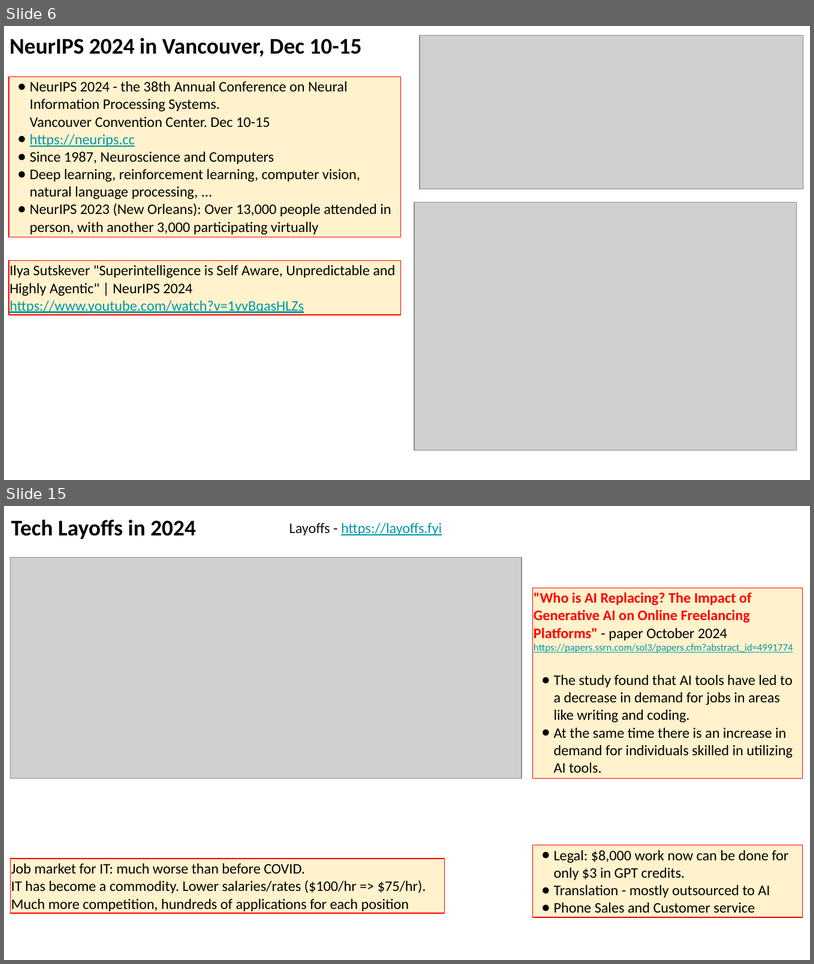
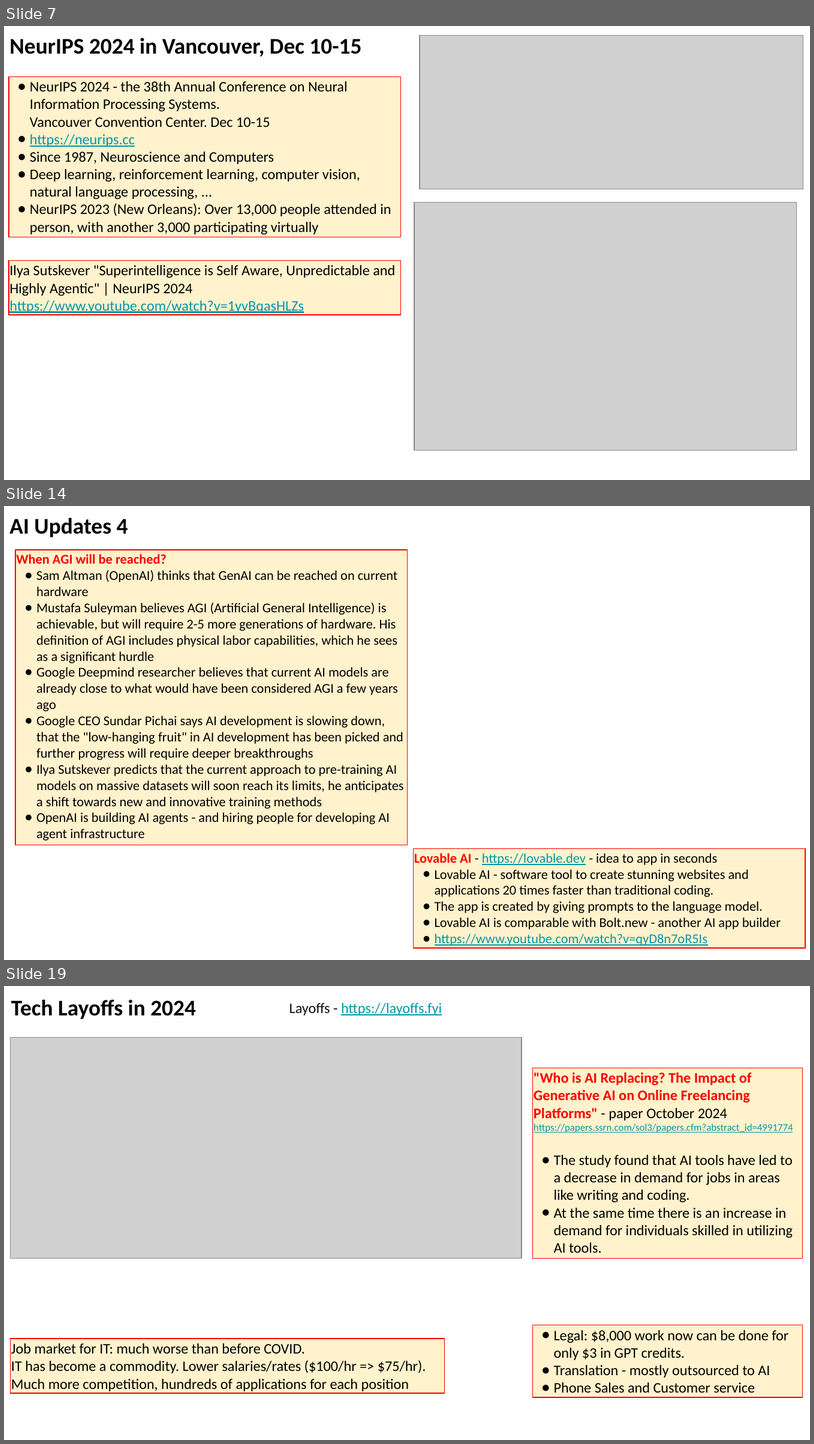
Before and after one commit to lselector/seminar, a slide deck: 2024/2024-12-20-AI-Updates.pptx. Shown one above the other, each under a label of ours: slides 6 and 15 before the commit, slides 7, 14 and 19 after it; the slides between them are not shown. The pictures are 814x964 and 814x1444 pixels, drawn with LibreOffice and Linux fonts; fonts in the diff are those of the drawing; grey boxes stand for pictures. Boxes give left, top, right and bottom in pixels: in the first picture for what was removed or moved away, otherwise in the second. Text is boxed around its words. In the diff, an @@ line names an element or a change of style, - is before the commit and + after.

```diff
--- a/2024/2024-12-20-AI-Updates.pptx
+++ b/2024/2024-12-20-AI-Updates.pptx
@@ slide 14 added at (4,506,810,960), background #FFFFFF @@
@@ text added at (9,517,128,537), 20 pt, text #000000, bold @@
+AI Updates 4
@@ rectangle added at (15,550,407,844), fill #FFF2CC, outline #FF0000 0.75 pt, 12 pt, text #000000 @@
+When AGI will be reached?
+● Sam Altman (OpenAI) thinks that GenAI can be reached on current hardware
+● Mustafa Suleyman believes AGI (Artificial General Intelligence) is achievable, but will require 2-5 more generations of hardware. His definition of AGI includes physical labor capabilities, which he sees as a significant hurdle
+● Google Deepmind researcher believes that current AI models are already close to what would have been considered AGI a few years ago
+● Google CEO Sundar Pichai says AI development is slowing down, that the "low-hanging fruit" in AI development has been picked and further progress will require deeper breakthroughs
+● Ilya Sutskever predicts that the current approach to pre-training AI models on massive datasets will soon reach its limits, he anticipates a shift towards new and innovative training methods
+● OpenAI is building AI agents - and hiring people for developing AI agent infrastructure
@@ rectangle added at (414,849,806,948), fill #FFF2CC, outline #FF0000 0.75 pt, 12 pt, text #000000 @@
+Lovable AI - https://lovable.dev - idea to app in seconds
+● Lovable AI - software tool to create stunning websites and applications 20 times faster than traditional coding.
+● The app is created by giving prompts to the language model.
+● Lovable AI is comparable with Bolt.new - another AI app builder
+● https://www.youtube.com/watch?v=qyD8n7oR5Is
@@ what was slide 6 is now slide 7 @@
@@ what was slide 15 is now slide 19 @@
```
Also in this commit, not shown: 10 slides changed, 3 other slides added.
